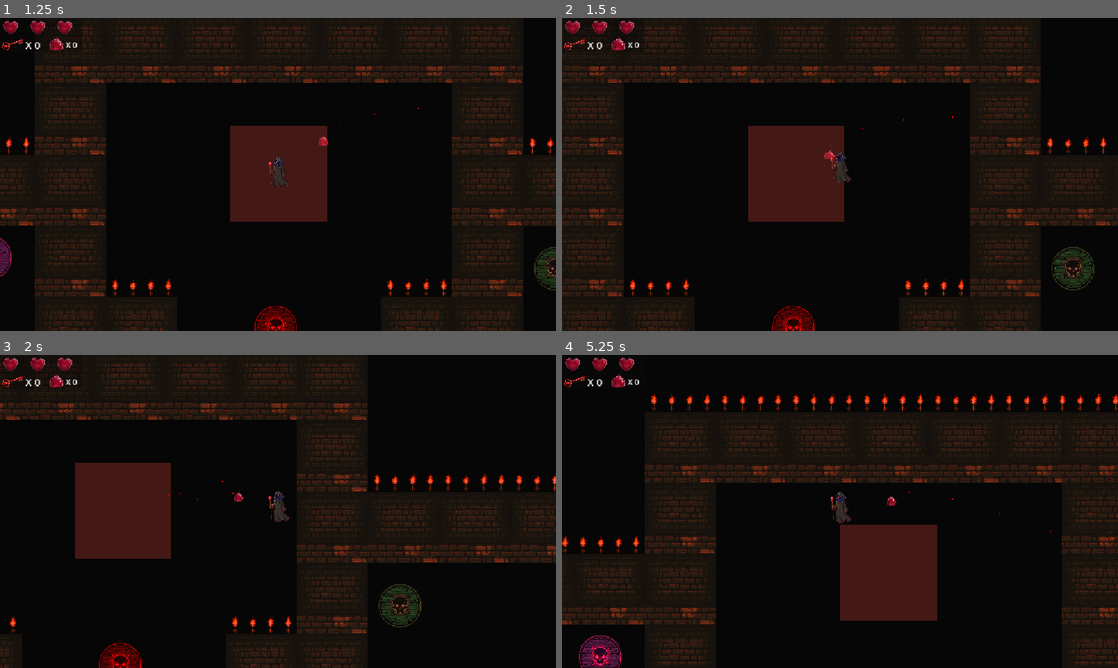
Above: before the commit, frames 1-4 (two rows, left to right).
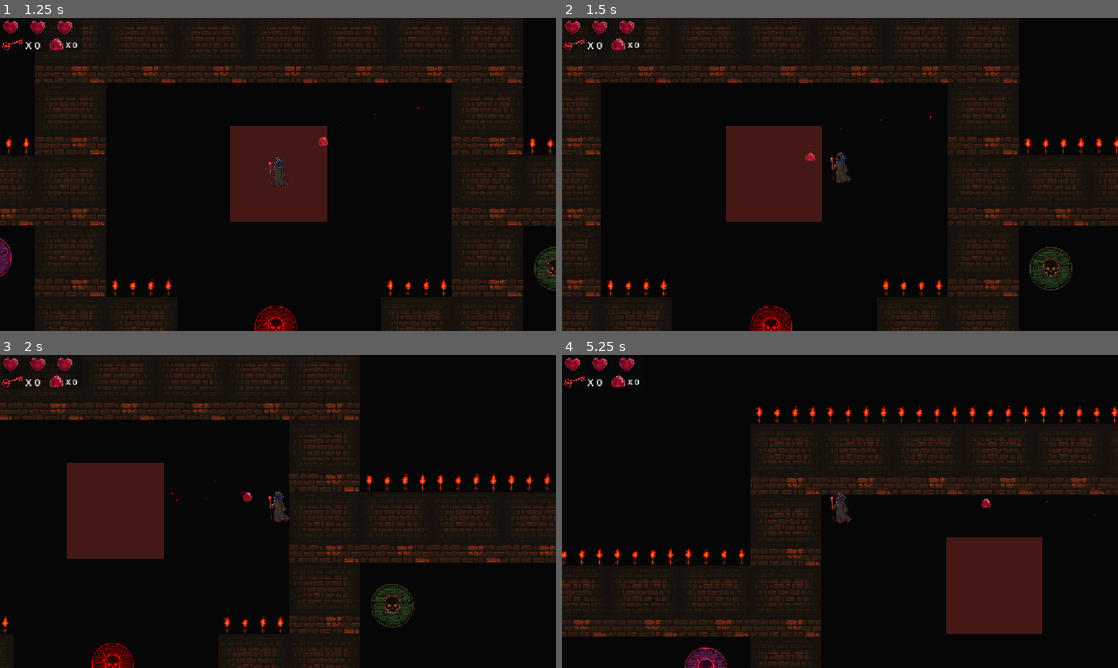
Above: after the commit, the same moments.

Repository: C-V-C-REDDY/The-Crimson-Chase
Game: Godot game, scene res://Scenes/start.tscn
Same seed, same stepped clock (60 frames per second), same inputs: the game is played once before the commit and once after it.
Inputs (mouse positions are in pixels of both pictures, inside the frame that each line leads up to):
- Up to frame 1 (1.25 s): click (244, 312) at 0.5 s
- Up to frame 2 (1.5 s): hold Right (ui_right) from 1.28 s (still down)
- Up to frame 3 (2 s): keep holding Right (ui_right)
- Up to frame 4 (5.25 s): release Right (ui_right) at 2.03 s; hold Down (ui_down) 2.03-2.78 s; hold Right (ui_right) 2.78-3.53 s; hold Up (ui_up) 3.53-4.28 s; hold Left (ui_left) from 4.28 s (still down)

Frame 1 is identical in both runs. In frame 2, 12% of the frame differs, in the area x 0-100%, y 0-100%; in frame 3, 6.7%; in frame 4, 27%, in the area x 0-100%, y 12-100%.

Commit message:
FSM Completed

Diff:
--- a/the-crimson-chase/Scenes/berserk.tscn
+++ b/the-crimson-chase/Scenes/berserk.tscn
@@ -79,4 +79,15 @@
 shape = SubResource("CapsuleShape2D_8s75f")
 debug_color = Color(0.8774744, 0.29814726, 0.44238895, 0.41960785)
 
+[node name="FOVCone" type="Node2D" parent="."]
+
+[node name="RayLeft" type="RayCast2D" parent="FOVCone"]
+target_position = Vector2(150, 0)
+
+[node name="RayCenter" type="RayCast2D" parent="FOVCone"]
+target_position = Vector2(150, 0)
+
+[node name="RayRight" type="RayCast2D" parent="FOVCone"]
+target_position = Vector2(150, 0)
+
 [connection signal="body_entered" from="HitBox" to="." method="_on_hit_box_body_entered"]
--- a/the-crimson-chase/Scripts/berserk.gd
+++ b/the-crimson-chase/Scripts/berserk.gd
@@ -3,12 +3,16 @@
 @onready var bersek_walk: AnimationPlayer = %BersekWalk
 @onready var hit_box: Area2D = $HitBox
 @onready var checkpoints: Node2D = $"../Checkpoints"
+@onready var fov_cone: Node2D = $FOVCone
+@onready var ray_left: RayCast2D = $FOVCone/RayLeft
+@onready var ray_center: RayCast2D = $FOVCone/RayCenter
+@onready var ray_right: RayCast2D = $FOVCone/RayRight
 
 
 enum State { PATROLLING , CHASING , RETREATING }
 var current_state = State.PATROLLING
 
-var speed = 65.0
+var speed = 75.0
 var player = null
 
 var checkpoint_index = 0
@@ -35,16 +39,15 @@
 func _physics_process(delta: float) -> void:
 	if player == null:
 		return
-	if Global.is_player_safe:
-		return
 
 	match current_state:
 		State.PATROLLING:
 			_patrol(delta)
+			_check_fov()
 		State.CHASING:
-			pass
+			_chase(delta)
 		State.RETREATING:
-			pass
+			_retreat(delta)
 	#game_timer_ref -= delta
 	#
 	#if game_timer_ref <= 30.0:
@@ -88,6 +91,45 @@
 	if global_position.distance_to(target) < 10.0:
 		checkpoint_index = (checkpoint_index + 1 ) % checkpoint_list.size()
 
+func _chase(delta) -> void:
+	#print("is_player_safe:", Global.is_player_safe)
+	if Global.is_player_safe:
+		current_state = State.RETREATING
+		return
+	var direction = (player.global_position - global_position).normalized()
+	velocity = direction * speed
+	move_and_slide()
+
+	if direction.x < 0:
+		%Sprite2D.flip_h = true
+	else:
+		%Sprite2D.flip_h = false
+
+
+func _retreat(delta) -> void:
+	var direction = (lair_position - global_position).normalized()
+
+	velocity = direction * speed * 0.6
+	move_and_slide()
+
+	if direction.x < 0:
+		%Sprite2D.flip_h = true
+	else:
+		%Sprite2D.flip_h = false
+	if global_position.distance_to(lair_position) < 20.0:
+		current_state = State.PATROLLING
+
+
+
+func _check_fov() -> void:
+	if velocity.length() > 0:
+		fov_cone.rotation = velocity.angle()
+	for ray in [ray_left, ray_center, ray_right]:
+		if ray.is_colliding():
+			var collider = ray.get_collider()
+			if collider and collider.is_in_group("player"):
+				current_state = State.CHASING
+				return
 #func activate_slow():
 	#AudioManager.play_berserk_laugh()
 	#is_slowing = true
--- a/the-crimson-chase/Scripts/player.gd
+++ b/the-crimson-chase/Scripts/player.gd
@@ -4,7 +4,7 @@
 #@onready var mc_wals_sfx: AudioStreamPlayer = %MC_Wals_Sfx
 
 
-var speed = 200.0
+var speed = 300.0
 
 func _ready() -> void:
 	anim_player.play("idle")
--- a/the-crimson-chase/Scripts/safe_zone.gd
+++ b/the-crimson-chase/Scripts/safe_zone.gd
@@ -52,6 +52,8 @@
 
 func _on_body_exited(body: Node2D) -> void:
 	if body.name == "Player":
+		#if global_position.distance_to(body.global_position) > 100.0:
+			#return
 		Global.is_player_safe = false
 	if not AudioManager.is_footstep_berserk_playing():
 		AudioManager.play_berserk_walk_sfx()
